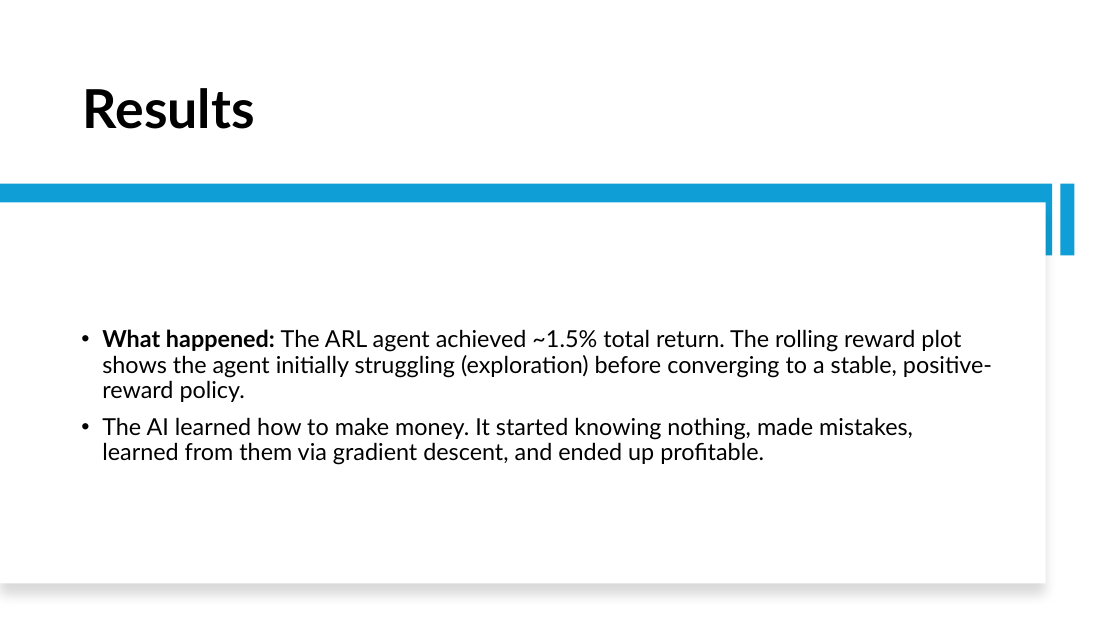
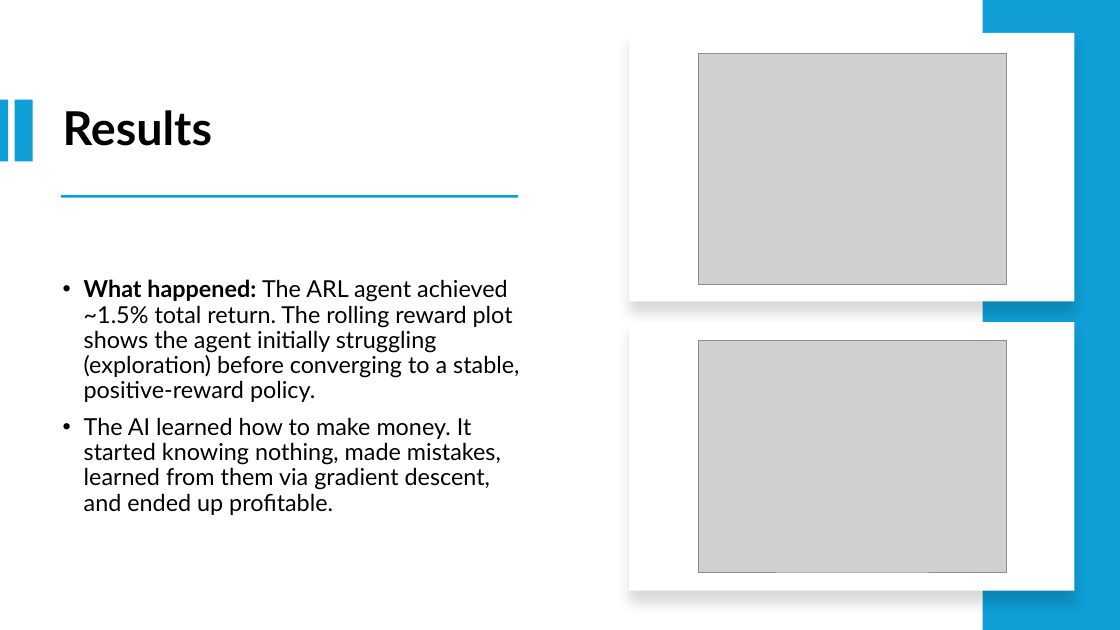
Before and after one commit to Srithwak/Coevolutionary_ARL_vs_EGT_agents_research, a slide deck: slide 8 of presentation.pptx. Drawn at 1120x630 pixels with LibreOffice and Linux fonts; fonts in the diff are those of the drawing; grey boxes stand for pictures. Boxes give left, top, right and bottom in pixels: in the first picture for what was removed or moved away, otherwise in the second. Text is boxed around its words. In the diff, an @@ line names an element or a change of style, - is before the commit and + after.

```diff
--- a/presentation.pptx
+++ b/presentation.pptx
@@ rectangle added at (983,0,1120,630), fill #0F9ED5 @@
@@ rectangle added at (629,33,1075,302), fill #FFFFFF @@
@@ picture added at (698,54,1007,285) @@
@@ title "Results": place and size @@
-title "Results" at (83,88,255,129)
+title "Results" at (63,110,212,146)
@@ title "Results" at (63,110,212,146): size 46 to 40 pt; vertical alignment bottom to middle @@
@@ rectangle added at (0,99,8,161), fill #0F9ED5 @@
@@ rectangle at (14,99,32,161): rotation 90 to 0 degrees @@
@@ rectangle removed at (0,184,1053,255) @@
@@ rectangle added at (61,195,518,197), fill #0F9ED5 @@
@@ text "What happened: The ARL agent ..." rewrapped from (102,329,992,465) to (84,279,519,515) @@
@@ rectangle: place and size @@
-rectangle at (0,202,1046,584)
+rectangle at (629,322,1075,591)
@@ picture added at (698,341,1007,572) @@
```
Also in this commit, not shown: 12 other slides changed, 3 other files.
